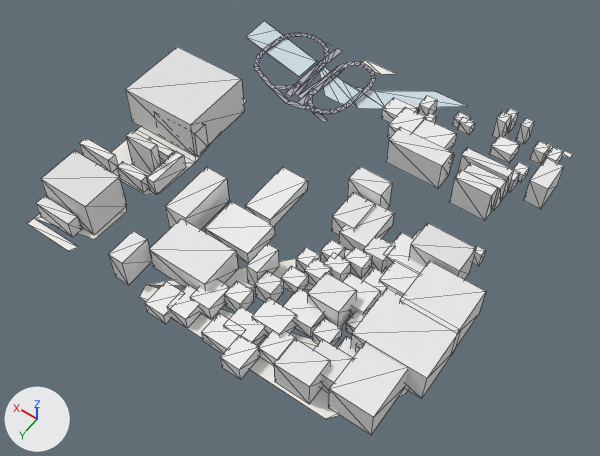
Renders of the glTF model white-model-six-districts/chunks/108_99_mid.glb from each side of a commit.
Both versions are drawn from a 50 mm camera at (-6145.0, 1823.0, 812.0) aimed at (-5776.0, 1306.0, -2.0). Lighting does not change. The marker at lower left points along +X, +Y and +Z. The picture after the commit comes second. Mesh edges are drawn as thin lines. Vertices at exactly the same position are counted once.
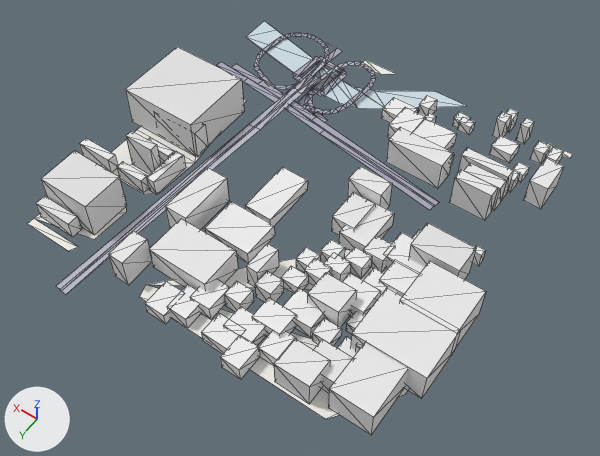
Pixel boxes [x1, y1, x2, y2] of what changed, in the pictures (600 x 456 px; the box of a moved part takes in the faces that stretch with it):
```json
{"part": 1, "of": "me_mesh_0", "change": "moved or reshaped", "before": [338, 63, 347, 70], "after": [337, 62, 347, 68]}
{"part": 2, "of": "me_mesh_0", "change": "deleted", "before": [295, 65, 326, 95]}
{"part": 3, "of": "me_mesh_0", "change": "deleted", "before": [326, 67, 339, 78]}
{"part": 4, "of": "me_mesh_0", "change": "deleted", "before": [298, 76, 328, 98]}
{"part": 5, "of": "me_mesh_0", "change": "built on", "before": [324, 48, 355, 66], "after": [56, 48, 439, 295]}
```

Scene script edits in JSON lines:
```json
{"block": "me_mesh_0", "where": "# used by ob_mesh_0; location = (0.0, 0.0, 0.0)"}
{"op": "remove", "block": "me_mesh_0", "code": "me_mesh_0.from_pydata(...)  # 897 vertices, 904 faces; spans x -6017.0..-5474.0, y 996.0..1516.0, z 3.0..63.0"}
{"op": "add", "block": "me_mesh_0", "code": "me_mesh_0.from_pydata(...)  # 969 vertices, 940 faces; spans x -6017.0..-5474.0, y 996.0..1547.0, z 3.0..63.0"}
{"block": "me_mesh_0", "change": "me_mesh_0 part 1: the loose piece of 4 vertices spanning x -5667.0..-5654.0, y 1031.0..1047.0, z 12.0..13.0 is moved by (0.0, 0.0, 2.0)"}
{"block": "me_mesh_0", "change": "me_mesh_0 part 2: the loose piece of 4 vertices spanning x -5639.0..-5629.0, y 1044.0..1119.0, z 4.0..6.0 is deleted"}
{"block": "me_mesh_0", "change": "me_mesh_0 part 3: the loose piece of 4 vertices spanning x -5661.0..-5650.0, y 1045.0..1068.0, z 9.0..12.0 is deleted"}
{"block": "me_mesh_0", "change": "me_mesh_0 part 4: the loose piece of 4 vertices spanning x -5657.0..-5639.0, y 1067.0..1122.0, z 4.0..9.0 is deleted"}
{"block": "me_mesh_0", "change": "me_mesh_0 part 5"}
{"block": "me_mesh_0", "change": "4 vertices in x -5666.0..-5619.0, y 1020.0..1035.0, z 7.0..13.0 move by (0.0, 0.0, 1.0)"}
{"block": "me_mesh_0", "change": "66 vertices are added at x -5897.0..-5510.0, y 1035.0..1547.0, z 4.0..14.0"}
{"block": "me_mesh_0", "change": "7 new vertices lie (10.0, -1.0, 0.0) away from vertices in x -5648.0..-5614.0, y 1084.0..1547.0, z 4.0..14.0"}
{"block": "me_mesh_0", "change": "6 new vertices lie (1.0, 10.0, 0.0) away from vertices in x -5895.0..-5565.0, y 1128.0..1182.0, z 5.0..11.0"}
{"block": "me_mesh_0", "change": "5 new vertices lie (2.0, 10.0, 0.0) away from vertices in x -5712.0..-5638.0, y 1136.0..1158.0, z 11.0"}
{"block": "me_mesh_0", "change": "42 new faces join them"}
{"block": "me_mesh_0", "change": "other edits to the shape of me_mesh_0 do not show in these pictures"}
```
